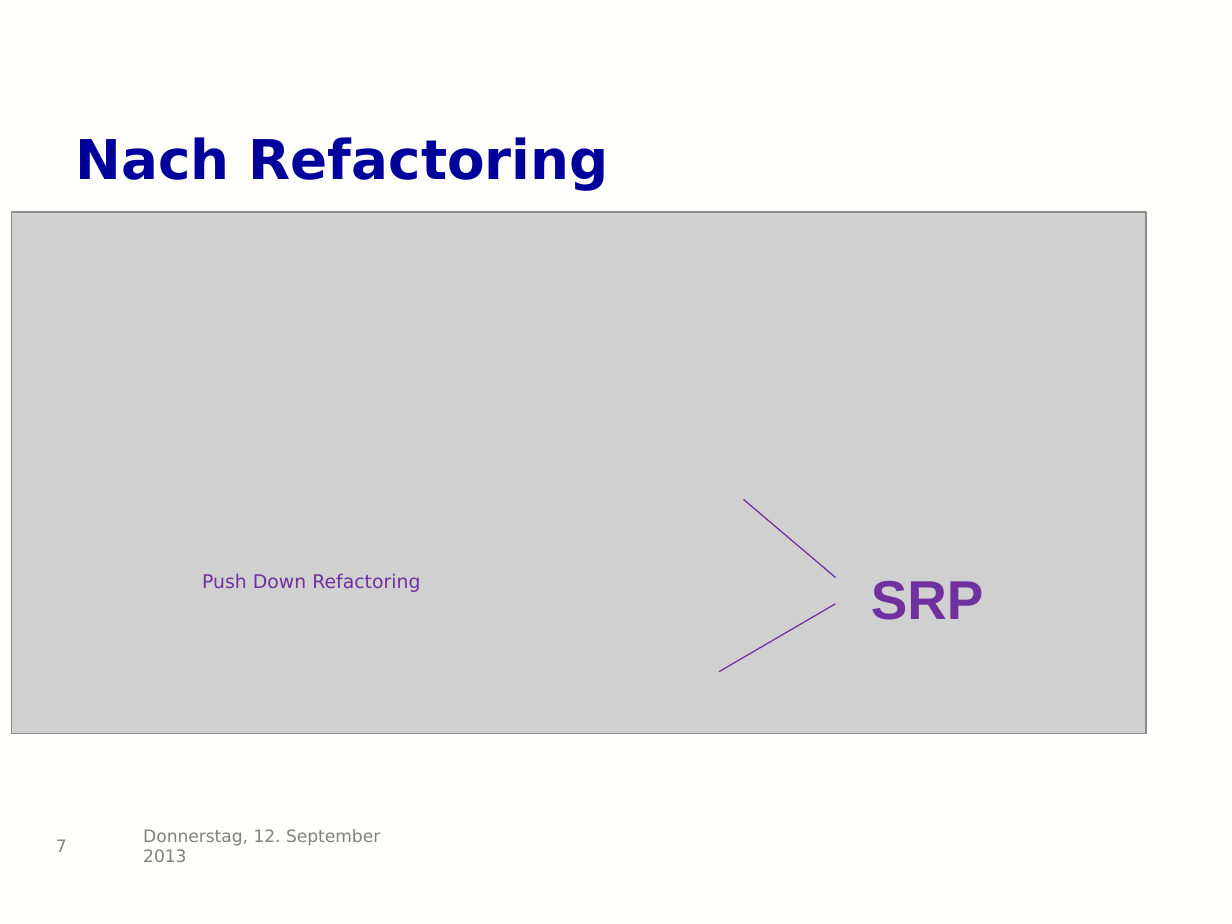
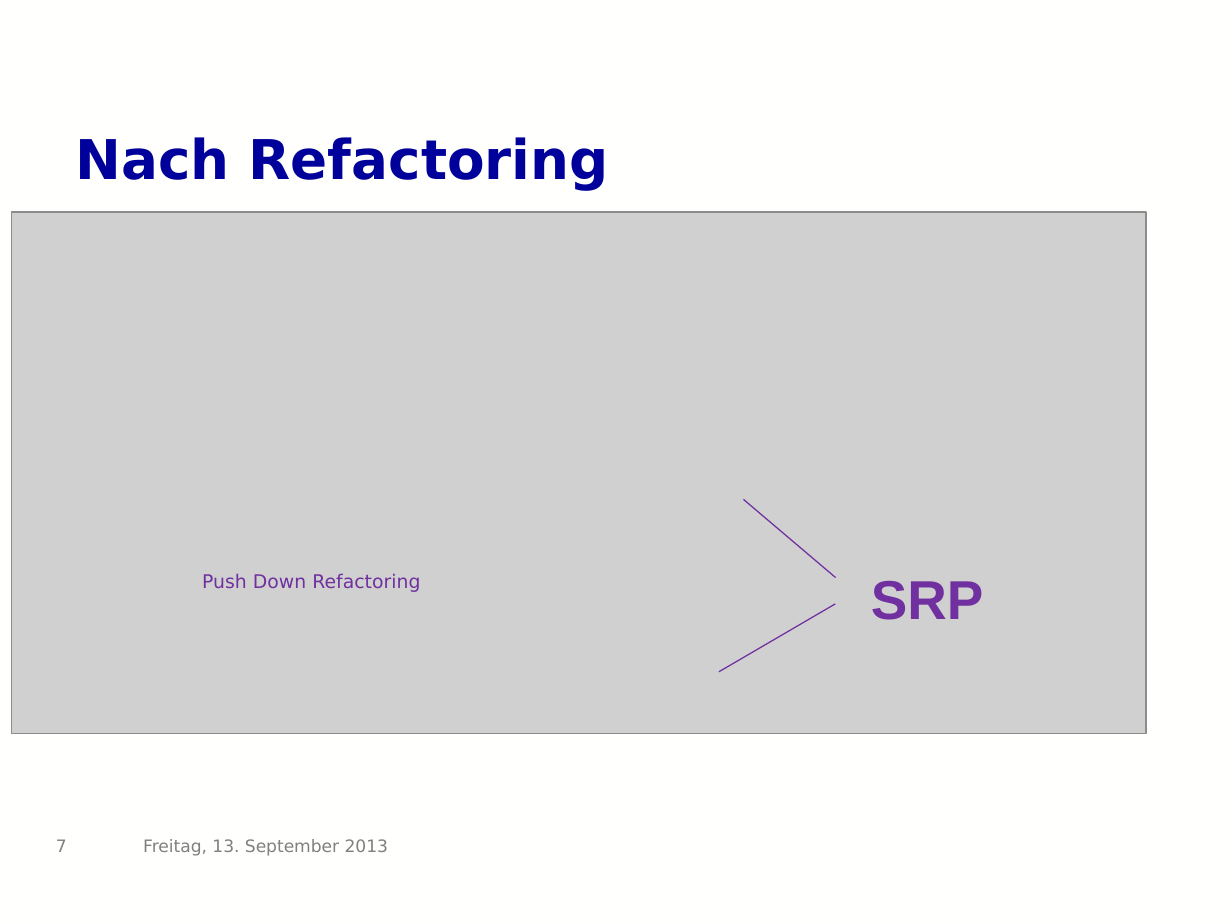
Before and after one commit to mannewolff/solid, a slide deck: slide 7 of isp/ISP.pptx. Drawn at 1232x924 pixels with LibreOffice and Linux fonts; fonts in the diff are those of the drawing; grey boxes stand for pictures; background and template pictures are left out. Boxes give left, top, right and bottom in pixels: in the first picture for what was removed or moved away, otherwise in the second. Text is boxed around its words. In the diff, an @@ line names an element or a change of style, - is before the commit and + after.

```diff
--- a/isp/ISP.pptx
+++ b/isp/ISP.pptx
@@ text at (143, 839, 388, 856): text changed @@
-Donnerstag, 12. September 2013
+Freitag, 13. September 2013
```
Also in this commit, not shown: 10 other slides changed.
